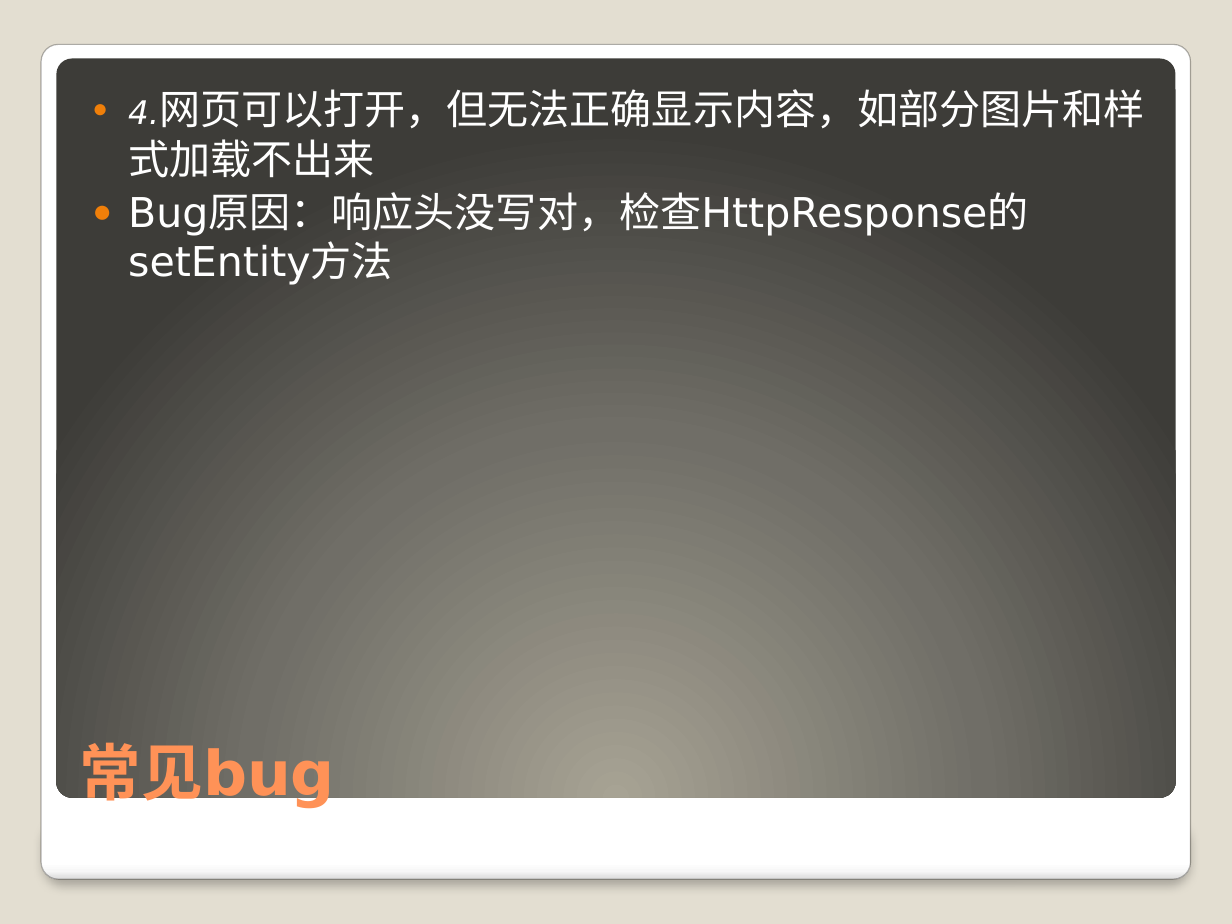
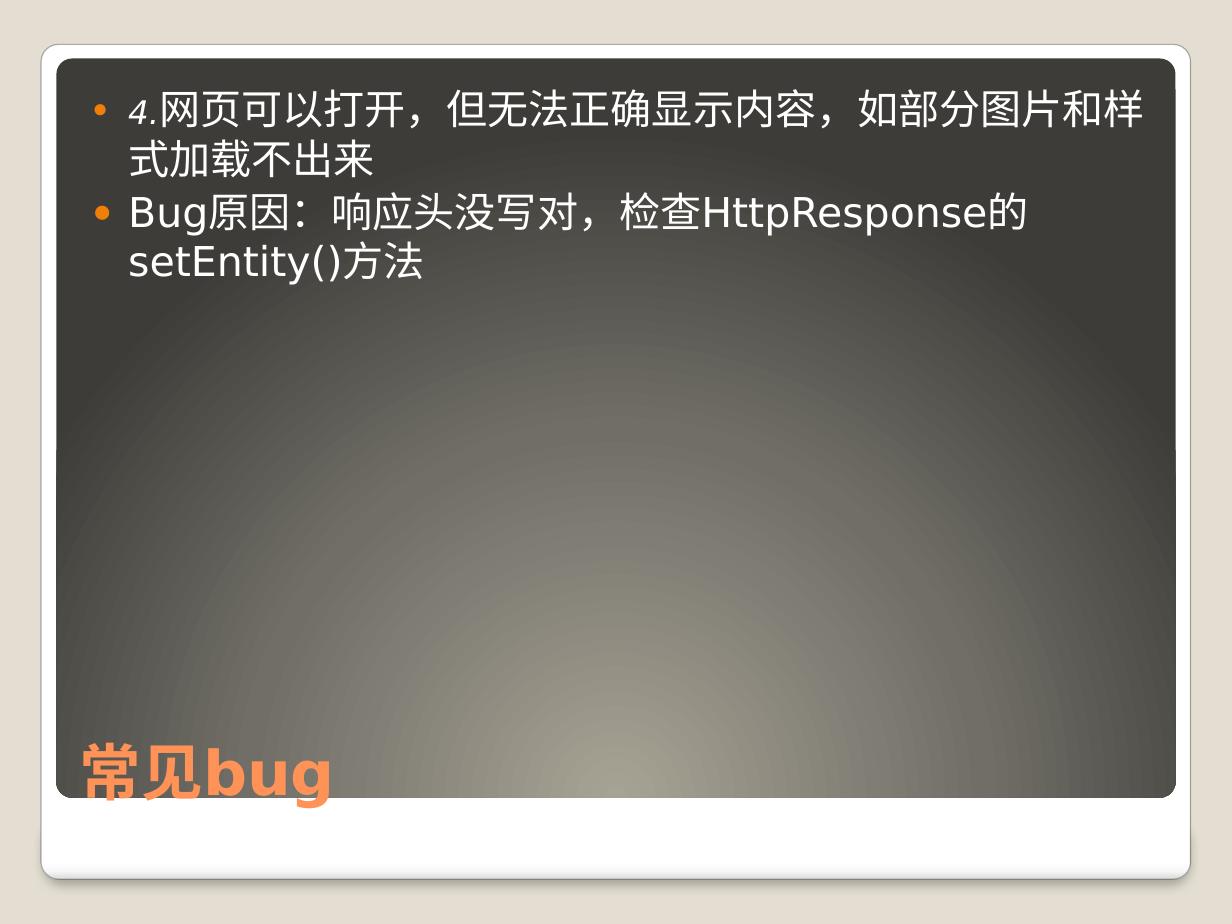
Before and after one commit to 2419931696/learngit, a slide deck: slide 32 of WebServer.pptx (slide 30 before the commit). Drawn at 1232x924 pixels with LibreOffice and Linux fonts; fonts in the diff are those of the drawing. Boxes give left, top, right and bottom in pixels: in the first picture for what was removed or moved away, otherwise in the second. Text is boxed around its words. In the diff, an @@ line names an element or a change of style, - is before the commit and + after.

```diff
--- a/WebServer.pptx
+++ b/WebServer.pptx
@@ text at (x1=128, y1=194, x2=1029, y2=285): text changed @@
-● Bug原因：响应头没写对，检查HttpResponse的setEntity方法
+● Bug原因：响应头没写对，检查HttpResponse的setEntity()方法
```
Also in this commit, not shown: 13 other slides changed.
